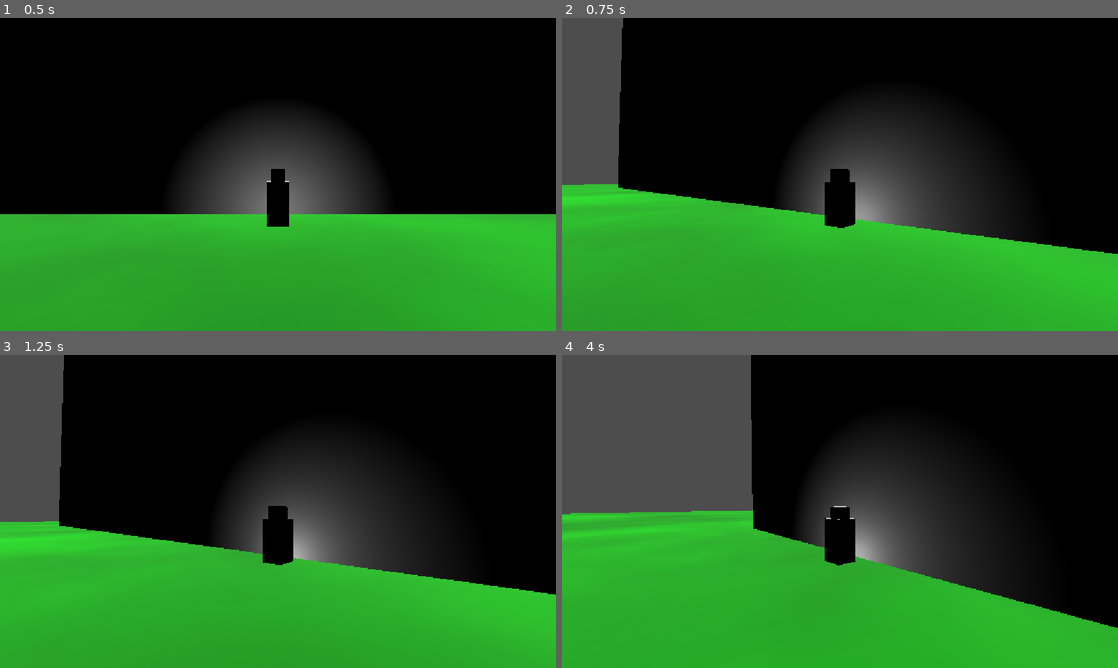
Above: before the commit, frames 1-4 (two rows, left to right).
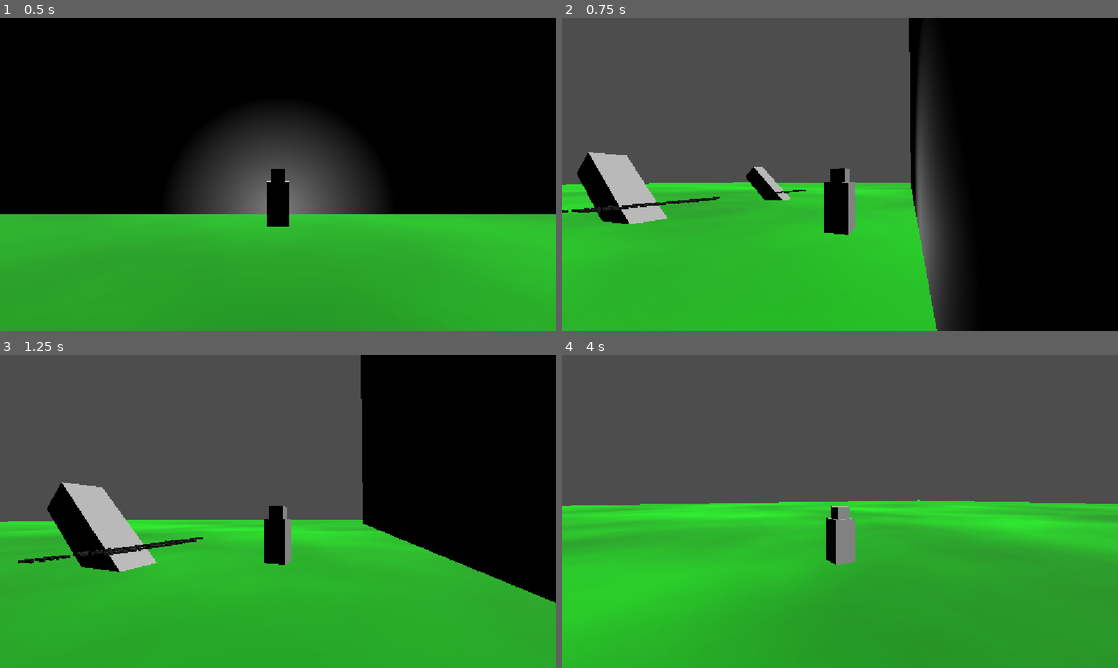
Above: after the commit, the same moments.

Repository: crissoll/contrast-like
Game: Godot game, scene res://scenes/tests/test_camera/test_camera_scene.tscn
The game is run twice, just before and just after one commit, with the same random seed, the same clock (stepped at 60 frames per second) and the same inputs. The project has no main scene, so this scene is started directly.
Inputs (mouse positions are in pixels of both pictures, inside the frame that each line leads up to):
- Up to frame 1 (0.5 s): no input
- Up to frame 2 (0.75 s): tap Enter at 0.5 s; move the mouse to (867, 174) at 0.52 s; hold W (move_forward) from 0.53 s (still down)
- Up to frame 3 (1.25 s): keep holding W (move_forward)
- Up to frame 4 (4 s): keep holding W (move_forward); move the mouse to (812, 511) at 1.27 s; move the mouse to (851, 505) at 2.02 s; move the mouse to (834, 517) at 2.77 s; move the mouse to (878, 514) at 3.52 s

Frame 1 is identical in both runs. In frame 2, 45% of the frame differs, in the area x 0-100%, y 0-100%; in frame 3, 38%; in frame 4, 57%.

Commit message:
solved rotation issues when at max vertical angle

Diff:
--- a/scenes/player/camera_system.tscn
+++ b/scenes/player/camera_system.tscn
@@ -4,7 +4,7 @@
 
 [node name="CameraHandler" type="Node3D" unique_id=1125210116]
 script = ExtResource("1_6firl")
-rotation_sensitivity = Vector2(0.01, 0.01)
+vertical_rotation_max_value = 1.0471975511965976
 
 [node name="SpringArm3D" type="SpringArm3D" parent="." unique_id=2013334702]
 collision_mask = 2
--- a/scenes/tests/test_camera/temp_move_handler.gd
+++ b/scenes/tests/test_camera/temp_move_handler.gd
@@ -23,6 +23,7 @@
 		cur_speed = 0
 	elif cur_speed < move_speed:
 		cur_speed += acceleration * delta
+
 	if player.is_on_floor():
 		player.velocity = cur_speed * (
 			move_vector.x * camera_system.basis.x +
@@ -30,5 +31,5 @@
 		) +player.velocity * Vector3.UP
 	else:
 		player.velocity.y -= 10.0 * delta
-	print(player.velocity.y)
+
 	player.move_and_slide()
--- a/scripts/player/camera_handler.gd
+++ b/scripts/player/camera_handler.gd
@@ -2,7 +2,9 @@
 extends Node3D
 
 @export
-var rotation_sensitivity := Vector2(0.3,0.1)
+var horizontal_rotation_sensitivity := 0.03
+@export
+var vertical_rotation_sensitivity := 0.01
 
 @export_range(0, 90, 0.001, "radians_as_degrees")
 var vertical_rotation_max_value : float = PI * 1/4
@@ -21,12 +23,9 @@
 
 func _unhandled_input(event: InputEvent) -> void:
 	if event is InputEventMouseMotion && Input.mouse_mode == Input.MOUSE_MODE_CAPTURED:
-		# Change rotate_y to rotate_object_local to keep Y tracking internal
-		rotate_object_local(Vector3.UP, event.relative.x * rotation_sensitivity.x)
 
-		# Change transform.basis.x to Vector3.RIGHT to keep X tracking pure
-		rotate_object_local(Vector3.RIGHT, -event.relative.y * rotation_sensitivity.y)
+		rotate_y(event.relative.x * horizontal_rotation_sensitivity)
 
-		# NOW this line works perfectly because the math prior didn't corrupt the axes
+		rotation.x += -event.relative.y * vertical_rotation_sensitivity
 		rotation.x = clampf(rotation.x, -vertical_rotation_max_value, -vertical_rotation_min_value)
 		rotation.z = 0
